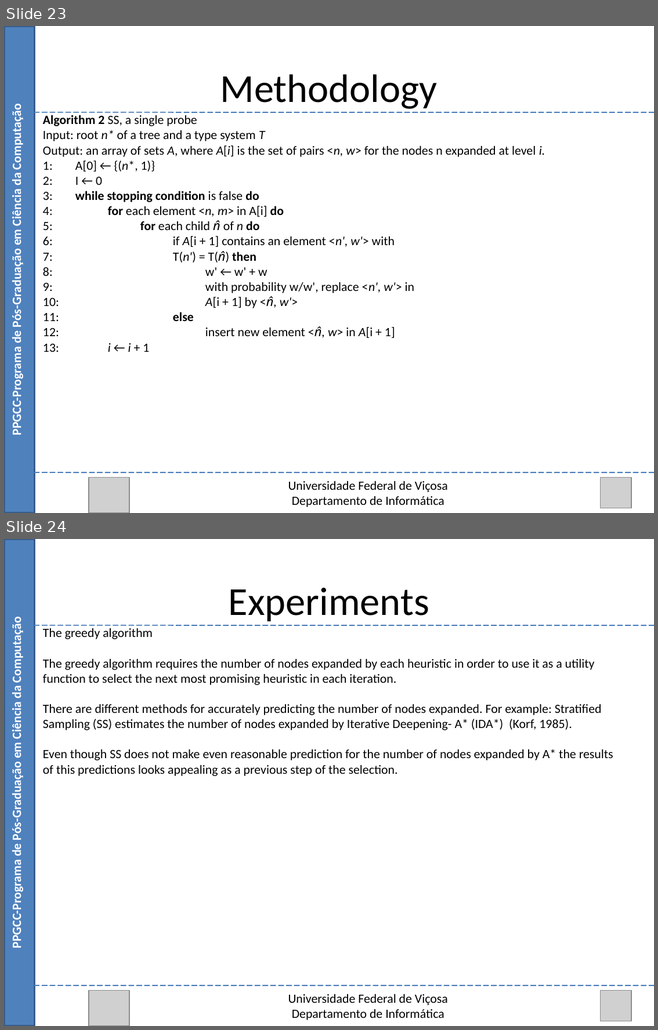
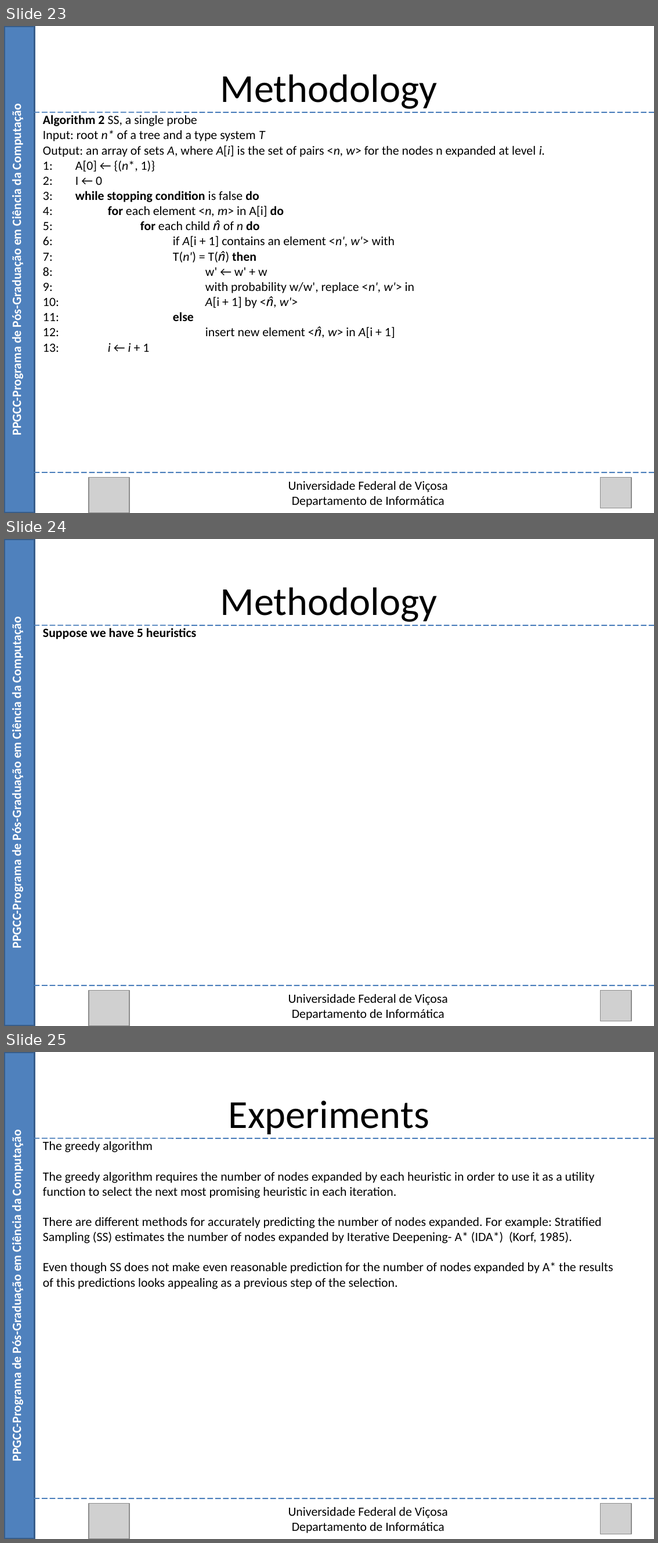
Before and after one commit to Marvinsky/research-marvin, a slide deck: latex/odp/selection heuristics.odp. Shown one above the other, each under a label of ours: slides 23 and 24 before the commit, slides 23, 24 and 25 after it. The pictures are 658x1030 and 658x1543 pixels, drawn with LibreOffice and Linux fonts; fonts in the diff are those of the drawing; grey boxes stand for pictures. Boxes give left, top, right and bottom in pixels: in the first picture for what was removed or moved away, otherwise in the second. Text is boxed around its words. In the diff, an @@ line names an element or a change of style, - is before the commit and + after.

Commit message:
30/07/15 update odp

```diff
--- a/latex/odp/selection heuristics.odp
+++ b/latex/odp/selection heuristics.odp
@@ slide 24 added at box(4, 539, 654, 1026), background #FFFFFF @@
@@ rectangle added at box(4, 539, 35, 1026), fill #4F81BD, outline #385D8A 2.01 pt @@
@@ text added at box(220, 587, 437, 622), 44 pt, text #000000 @@
+Methodology
@@ text added at box(9, 624, 25, 946), 14 pt, text #FFFFFF, bold @@
+PPGCC-Programa de Pós-Graduação em Ciência da Computação
@@ line added from (35, 625) to (654, 625), #4A7EBB 1.25 pt @@
@@ text added at box(43, 628, 196, 639), 14 pt, text #000000, bold @@
+Suppose we have 5 heuristics
@@ line added from (35, 986) to (654, 986), #4A7EBB 1.25 pt @@
@@ picture added at box(89, 990, 129, 1026) @@
@@ picture added at box(600, 990, 631, 1021) @@
@@ text added at box(288, 994, 448, 1020), 14 pt, text #000000 @@
+Universidade Federal de Viçosa
+Departamento de Informática
@@ what was slide 24 is now slide 25 @@
```
Also in this commit, not shown: 1 other file.
